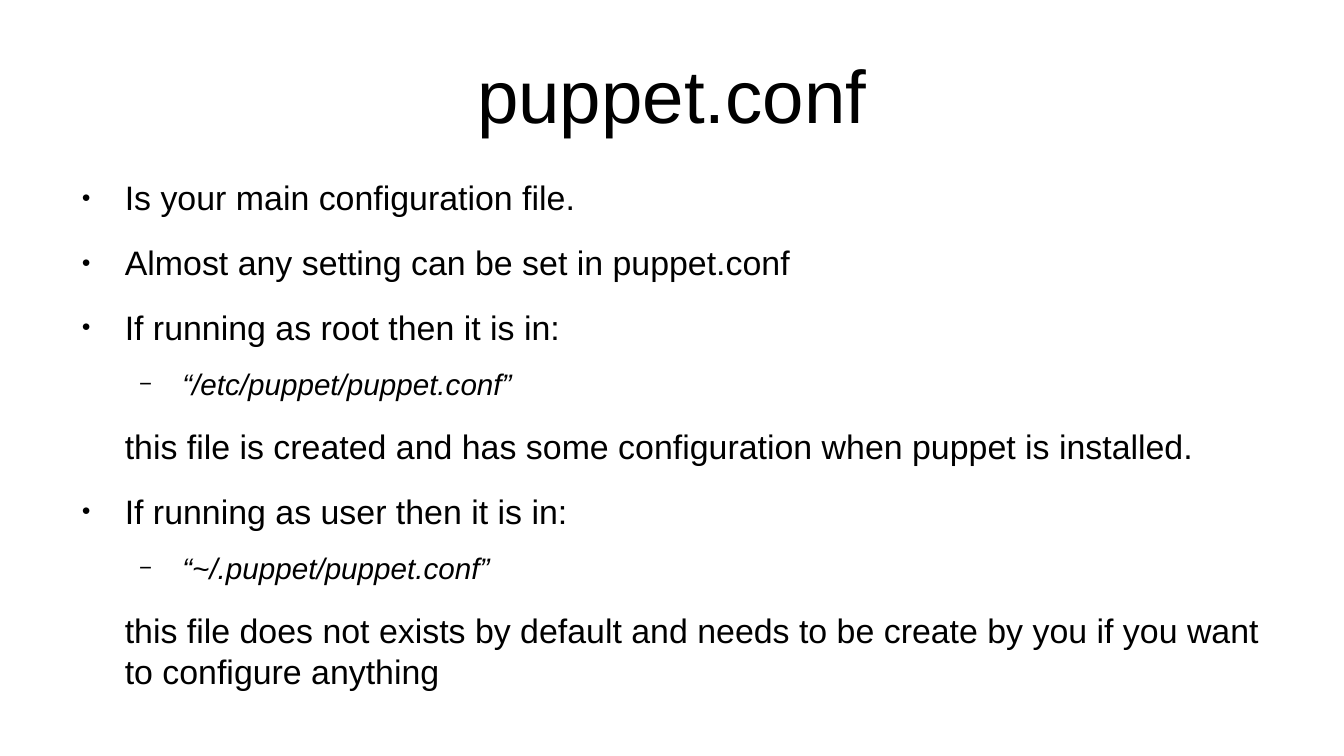
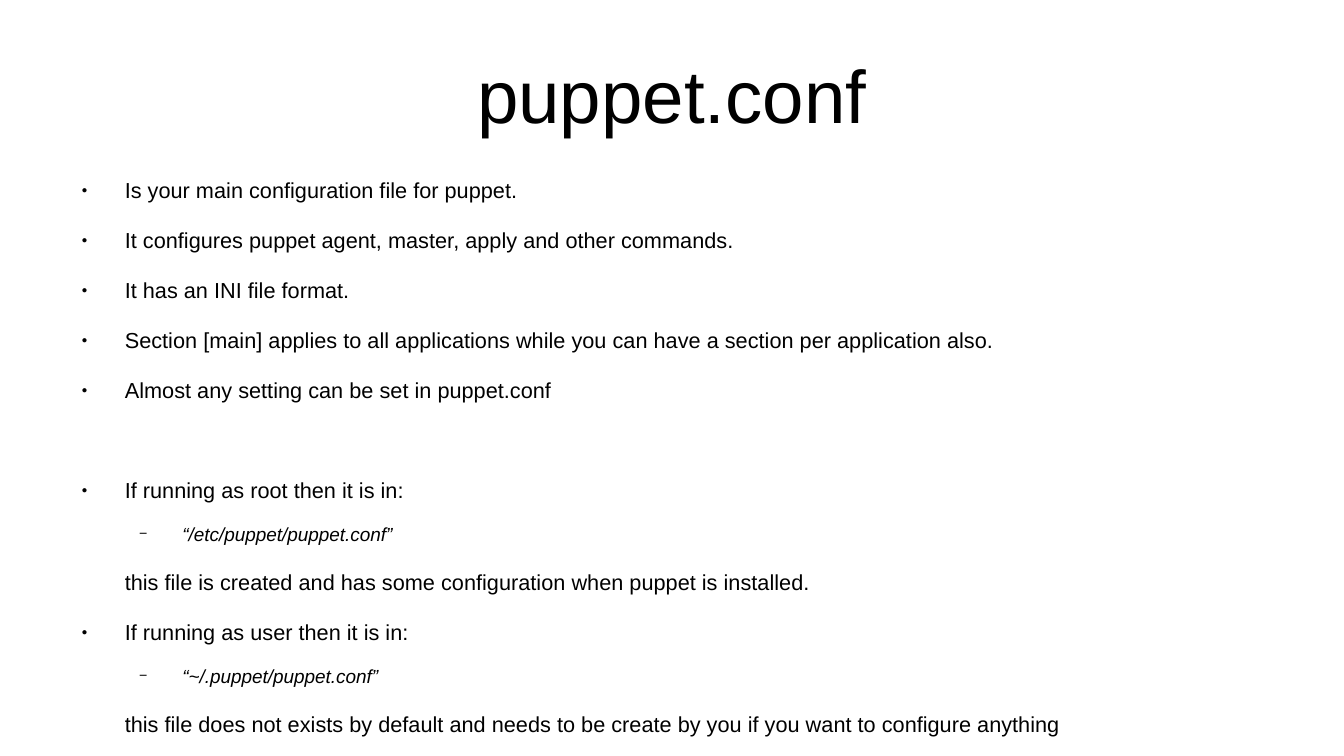
Before and after one commit to veltzer/teaching-puppet, a slide deck: slide 44 of slides.odp. Drawn at 1344x756 pixels with LibreOffice and Linux fonts; fonts in the diff are those of the drawing. Boxes give left, top, right and bottom in pixels: in the first picture for what was removed or moved away, otherwise in the second. Text is boxed around its words. In the diff, an @@ line names an element or a change of style, - is before the commit and + after.

```diff
--- a/slides.odp
+++ b/slides.odp
@@ text at (125,182,993,353): text changed; size 20 to 12.8 pt @@
-● Is your main configuration file.
+● Is your main configuration file for puppet.
+● It configures puppet agent, master, apply and other commands.
+● It has an INI file format.
+● Section [main] applies to all applications while you can have a section per application also.
@@ text at (125,382,1059,737): size 20 to 12.8 pt in "Almost any setting can be set in ...", "If running as root then it is ...", "this file is created and has some ...", "If running as user then it is ..." and 1 more places; size 17.5 to 11.2 pt in "“/etc/puppet/puppet.conf”", "“~/.puppet/puppet.conf”" @@
```
Also in this commit, not shown: 4 other slides changed, 2 slides added.
